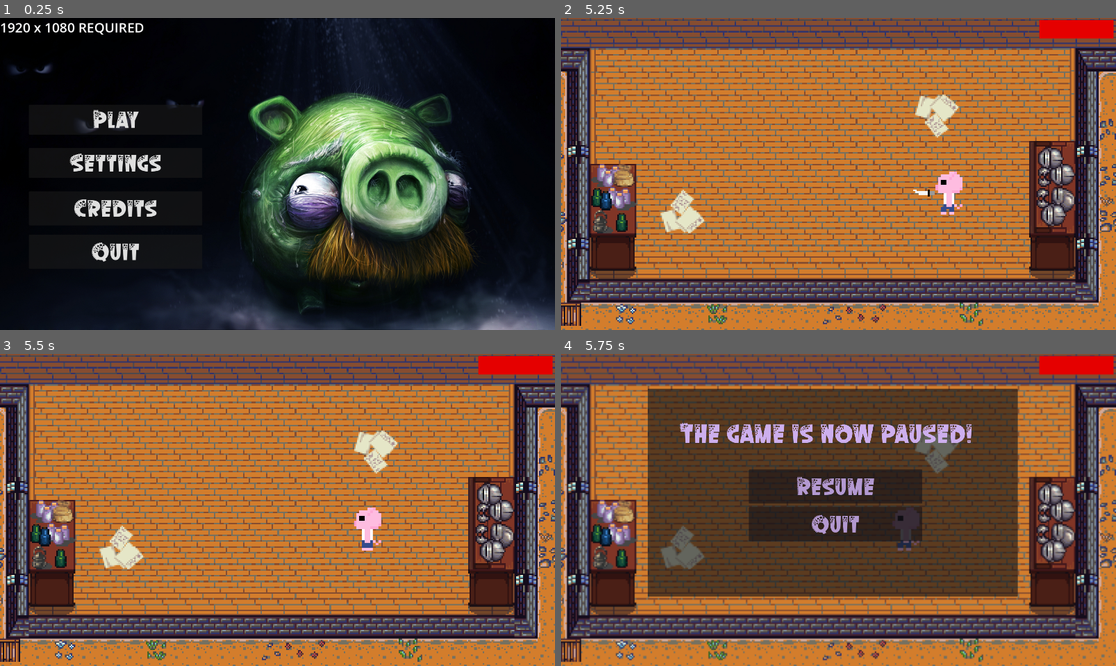
Above: before the commit, frames 1-4 (two rows, left to right).
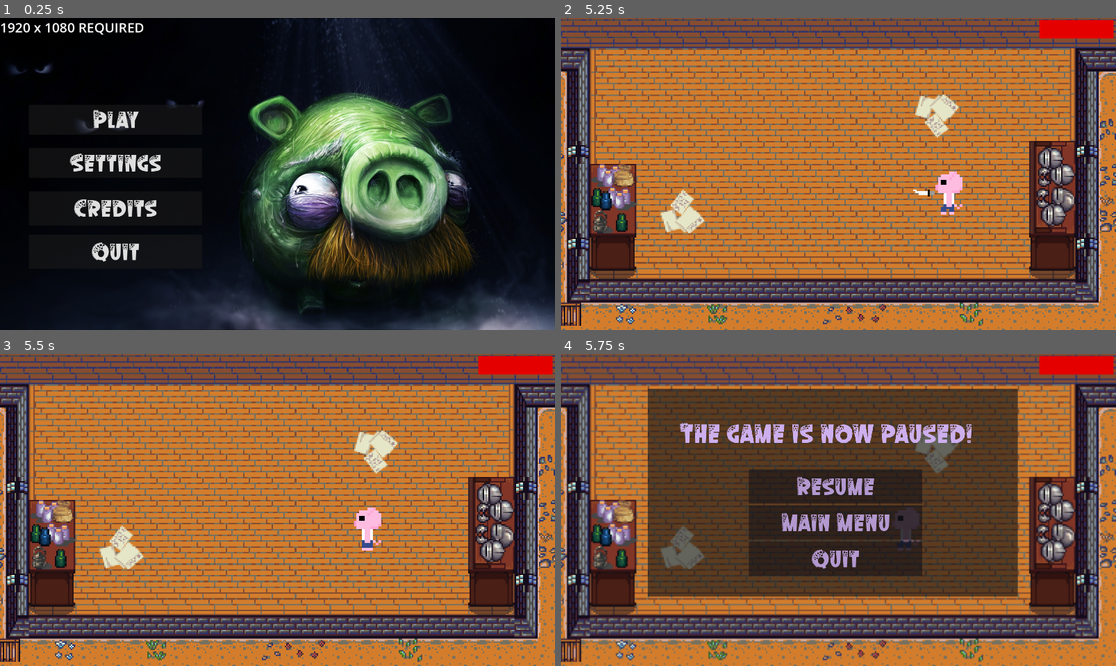
Above: after the commit, the same moments.

Repository: VeryVeryCoolName/atestathorror
Game: Godot game, scene res://Scenes/main_menu.tscn
Two runs of this game, one before a commit and one after it. Both use one fixed random seed, a clock stepped at 60 frames per second and the inputs below. Sound files missing from this copy of the repository are replaced by a short silence.
Inputs:
- Up to frame 1 (0.25 s): no input
- Up to frame 2 (5.25 s): click "Play" at 0.5 s; click "Skip" at 1.25 s; tap Enter at 2 s; hold D (MoveRight) 2.03-2.78 s; tap Z (Attack) every 0.75 s from 2.1 to 5.1 s; hold S (MoveDown) 2.78-3.53 s; hold D (MoveRight) 3.53-4.28 s; hold W (MoveUp) 4.28-5.03 s; hold A (MoveLeft) from 5.03 s (still down)
- Up to frame 3 (5.5 s): keep holding A (MoveLeft)
- Up to frame 4 (5.75 s): keep holding A (MoveLeft); tap Escape (Pause) at 5.65 s

Frames 1-3 are identical in both runs. In frame 4, 4.1% of the frame differs, in the area x 33-66%, y 48-72%.

Commit message:
v4 e aproape gata
am scos godot boot screenul + acum se poate sa se intre in main menu din setari

Diff:
--- a/Scenes/pause_menu.tscn
+++ b/Scenes/pause_menu.tscn
@@ -46,13 +46,24 @@
 theme_override_font_sizes/font_size = 80
 text = "Resume"
 
+[node name="menu" type="Button" parent="MenuRoot"]
+modulate = Color(0.8039216, 0.6862745, 0.93333334, 1)
+layout_mode = 0
+offset_left = 650.0
+offset_top = 525.0
+offset_right = 1250.0
+offset_bottom = 643.0
+theme_override_fonts/font = ExtResource("3_1och7")
+theme_override_font_sizes/font_size = 80
+text = "Main Menu"
+
 [node name="quit" type="Button" parent="MenuRoot"]
 modulate = Color(0.8039216, 0.6862745, 0.93333334, 1)
 layout_mode = 0
 offset_left = 650.0
-offset_top = 530.0
+offset_top = 650.0
 offset_right = 1250.0
-offset_bottom = 648.0
+offset_bottom = 768.0
 theme_override_fonts/font = ExtResource("3_1och7")
 theme_override_font_sizes/font_size = 80
 text = "Quit"
@@ -71,4 +82,5 @@
 label_settings = SubResource("LabelSettings_k0w1u")
 
 [connection signal="pressed" from="MenuRoot/resume" to="." method="_on_resume_pressed"]
+[connection signal="pressed" from="MenuRoot/menu" to="." method="_on_menu_pressed"]
 [connection signal="pressed" from="MenuRoot/quit" to="." method="_on_quit_pressed"]
--- a/Scripts/pause_menu.gd
+++ b/Scripts/pause_menu.gd
@@ -35,3 +35,8 @@
 
 func _on_quit_pressed():
 	get_tree().quit()
+
+
+func _on_menu_pressed() -> void:
+	resume()
+	get_tree().change_scene_to_file("res://Scenes/main_menu.tscn")
--- a/project.godot
+++ b/project.godot
@@ -14,6 +14,9 @@
 config/description="Atestat pentru clasa a XII-a despre cei trei purcelusi"
 run/main_scene="uid://de1h6rvt8wrl6"
 config/features=PackedStringArray("4.5", "Forward Plus")
+boot_splash/show_image=false
+boot_splash/fullsize=false
+boot_splash/use_filter=false
 config/icon="uid://bswtjsc8mdh2w"
 
 [autoload]
